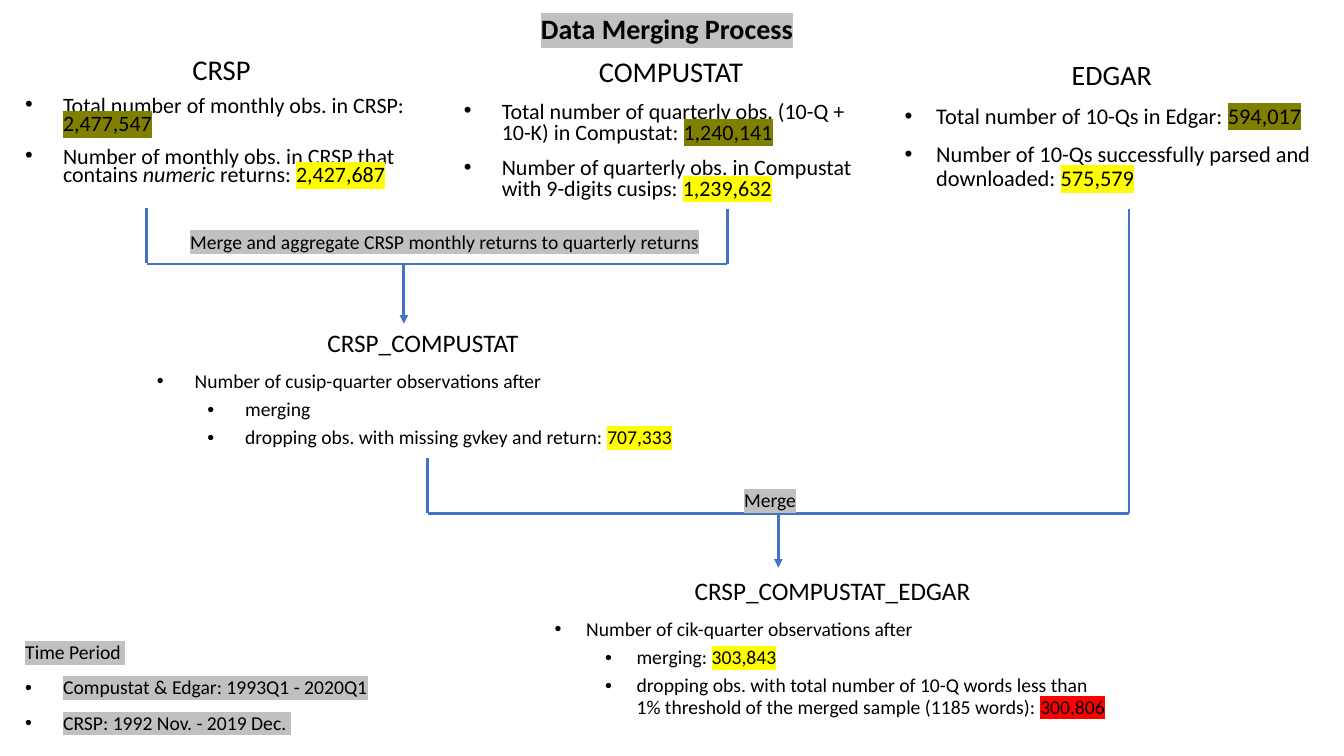
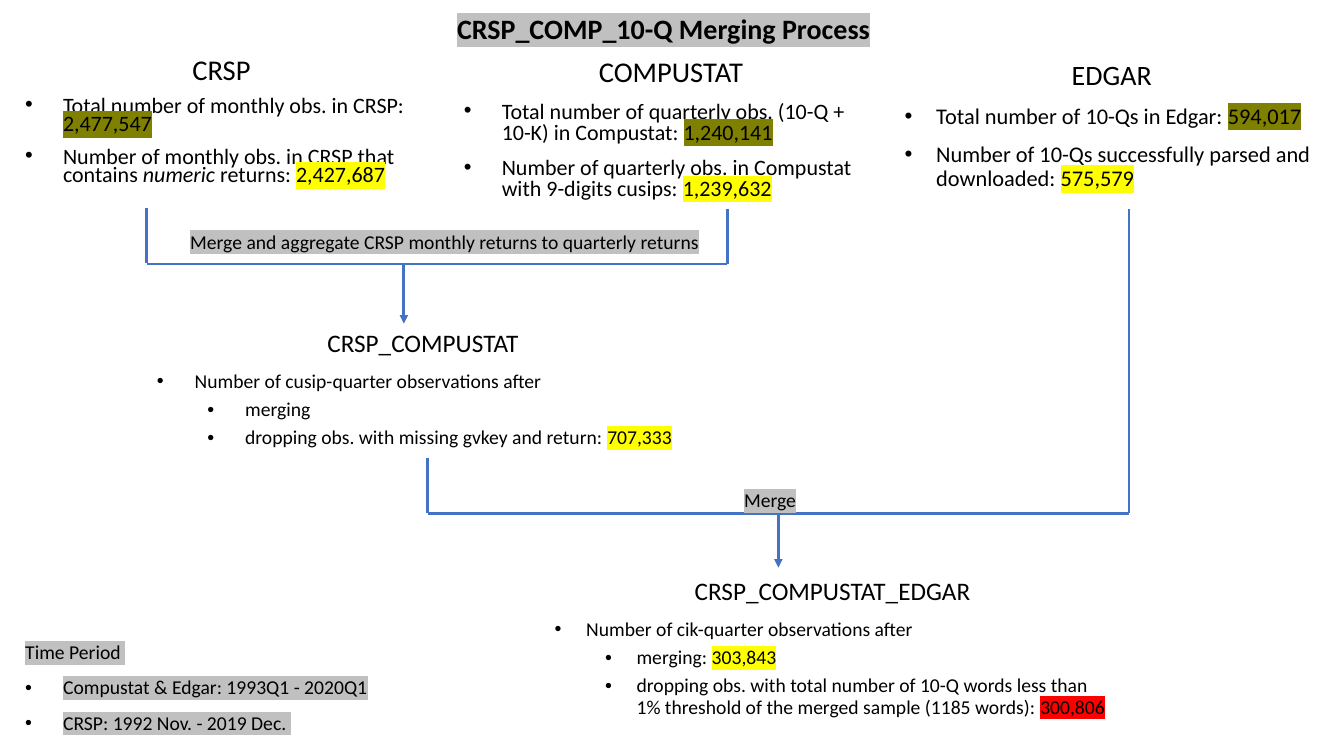
Before and after one commit to fengzhi22/narrative_conservatism, a slide deck: slide 2 of output/figure_1.pptx (slide 1 before the commit). Drawn at 1344x756 pixels with LibreOffice and Linux fonts; fonts in the diff are those of the drawing. Boxes give left, top, right and bottom in pixels: in the first picture for what was removed or moved away, otherwise in the second. Text is boxed around its words. In the diff, an @@ line names an element or a change of style, - is before the commit and + after.

```diff
--- a/output/figure_1.pptx
+++ b/output/figure_1.pptx
@@ text at [457,19,870,44]: text changed @@
-Data Merging Process
+CRSP_COMP_10-Q Merging Process
```
Also in this commit, not shown: 2 slides added, 5 other files.
